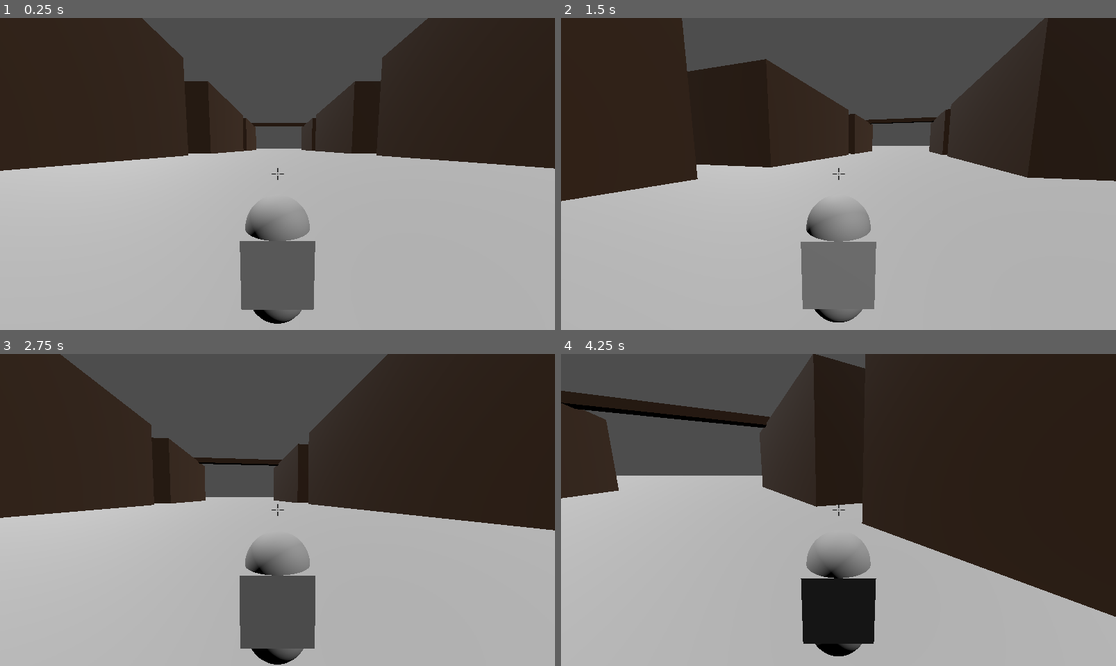
Above: before the commit, frames 1-4 (two rows, left to right).
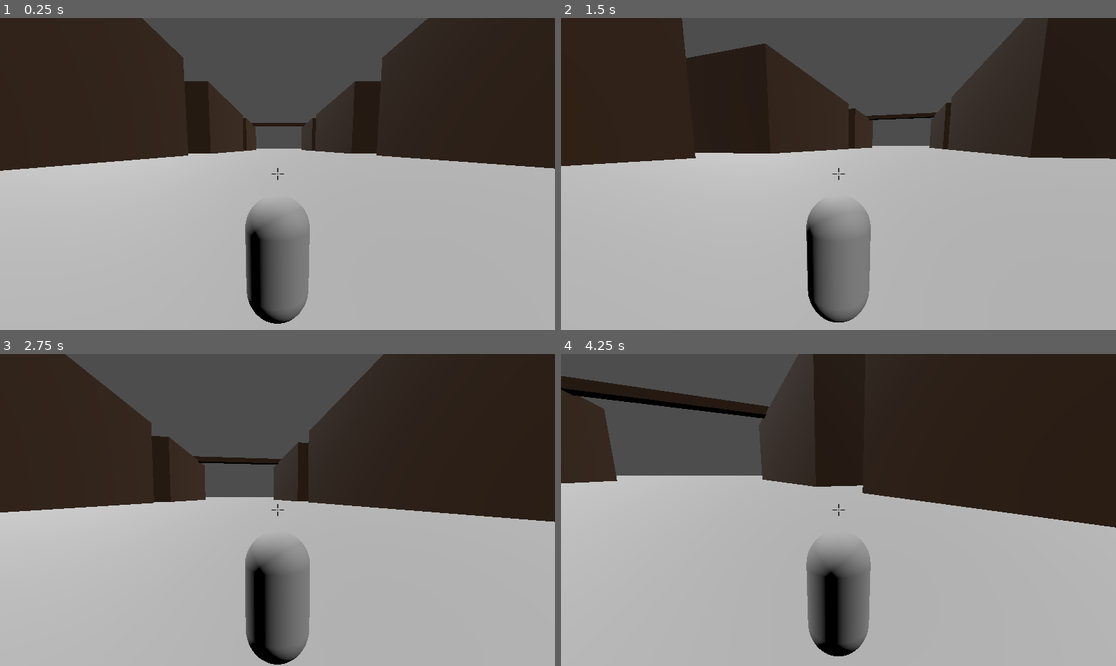
Above: after the commit, the same moments.

Repository: IgorMianowany/RC-Final
Game: Godot game, scene res://level.tscn
The game is run twice, just before and just after one commit, with the same random seed, the same clock (stepped at 60 frames per second) and the same inputs.
Inputs (mouse positions are in pixels of both pictures, inside the frame that each line leads up to):
- Up to frame 1 (0.25 s): no input
- Up to frame 2 (1.5 s): tap Enter at 0.5 s; move the mouse to (866, 174) at 0.52 s; hold W (forward) from 0.53 s (still down); tap Space (jump) at 0.77 s; move the mouse to (810, 174) at 1.27 s
- Up to frame 3 (2.75 s): keep holding W (forward); tap Space (jump) at 1.52 s; move the mouse to (288, 503) at 2.02 s
- Up to frame 4 (4.25 s): keep holding W (forward); move the mouse to (832, 516) at 2.77 s; tap Space (jump) at 3.02, 3.77 s; move the mouse to (877, 513) at 3.52 s

The runs differ from the first frame. In frame 1, 1.9% of the frame differs, in the area x 43-57%, y 68-94%; in frame 2, 8.5%; in frame 3, 3.8%; in frame 4, 16%, in the area x 0-100%, y 0-93%.

Commit message:
better hook

Diff:
--- a/grappling_hook.gd
+++ b/grappling_hook.gd
@@ -5,9 +5,9 @@
 var direction : Vector3 = Vector3.ZERO
 var lifetime : float = 1.5
 var player : Player
-var collided : bool = false
+var hooked : bool = false
 
-@export var speed : float = 100
+@export var speed : float = 250
 
 @onready var raycast : RayCast3D = $RayCast3D
 
@@ -19,15 +19,17 @@
 	lifetime -= delta
 	#if (raycast.is_colliding()):
 		#print("colliding")
-	if (raycast.is_colliding() and not collided):
-		lifetime = 3
-		direction = Vector3.ZERO
-		collided = true
+	if (raycast.is_colliding()):
+		grapple()
 
 	if lifetime < 0:
 		reset_hook()
 
-
+func grapple():
+	#reparent(player)
+	hooked = true
+	lifetime = 999
+	direction = Vector3.ZERO
 
 func fire(_direction : Vector3):
 	if (not can_fire):
@@ -39,8 +41,8 @@
 	#await(get_tree().create_timer(lifetime).timeout)
 
 func reset_hook():
+	hooked = false
 	reparent(player)
 	direction = Vector3.ZERO
 	can_fire = true
 	transform.origin = Vector3.ZERO
-	collided = false
--- a/grappling_hook.tscn
+++ b/grappling_hook.tscn
@@ -3,6 +3,7 @@
 [ext_resource type="Script" uid="uid://g7s8myhuqtvg" path="res://grappling_hook.gd" id="1_636o4"]
 
 [sub_resource type="BoxMesh" id="BoxMesh_m334j"]
+size = Vector3(0.2, 0.2, 0.2)
 
 [node name="GrapplingHook" type="Node3D"]
 script = ExtResource("1_636o4")
--- a/player.gd
+++ b/player.gd
@@ -19,7 +19,7 @@
 func _physics_process(delta: float) -> void:
 	# Add the gravity.
 	if not is_on_floor():
-		velocity += get_gravity() * delta
+		velocity += get_gravity() * delta * 5
 
 	# Handle jump.
 	if Input.is_action_just_pressed("jump") and is_on_floor():
@@ -29,13 +29,16 @@
 	# As good practice, you should replace UI actions with custom gameplay actions.
 	var input_dir := Input.get_vector("left", "right", "forward", "backward")
 	var direction := (transform.basis * Vector3(input_dir.x, 0, input_dir.y)).normalized()
+	if (right_hook.position != Vector3.ZERO and right_hook.hooked):
+		direction += position.direction_to(right_hook.position) * 1.5
 	if direction:
+		if (direction.y != 0):
+			velocity.y = direction.y * SPEED
 		velocity.x = direction.x * SPEED
 		velocity.z = direction.z * SPEED
 	else:
 		velocity.x = move_toward(velocity.x, 0, SPEED)
 		velocity.z = move_toward(velocity.z, 0, SPEED)
-
 	#look_at(direction)
 	move_and_slide()
 
@@ -50,14 +53,20 @@
 
 	if (event.is_action_pressed("fire_right_hook")):
 		fire_right_hook()
+	if (event.is_action_released("fire_right_hook")):
+		release_right_hook()
 
 func fire_right_hook():
+	right_hook.hooked = false
 	var dir = get_aimed_at_direction()
 	right_hook.reparent(get_parent())
 	#right_hook.transform.origin = get_aimed_at_direction()
 	#right_hook.rotation = rotation
 	right_hook.look_at(transform.origin + dir)
 	right_hook.fire(dir)
+
+func release_right_hook():
+	right_hook.reset_hook()
 
 func get_aimed_at_direction() -> Vector3:
 	var cam = get_viewport().get_camera_3d()
